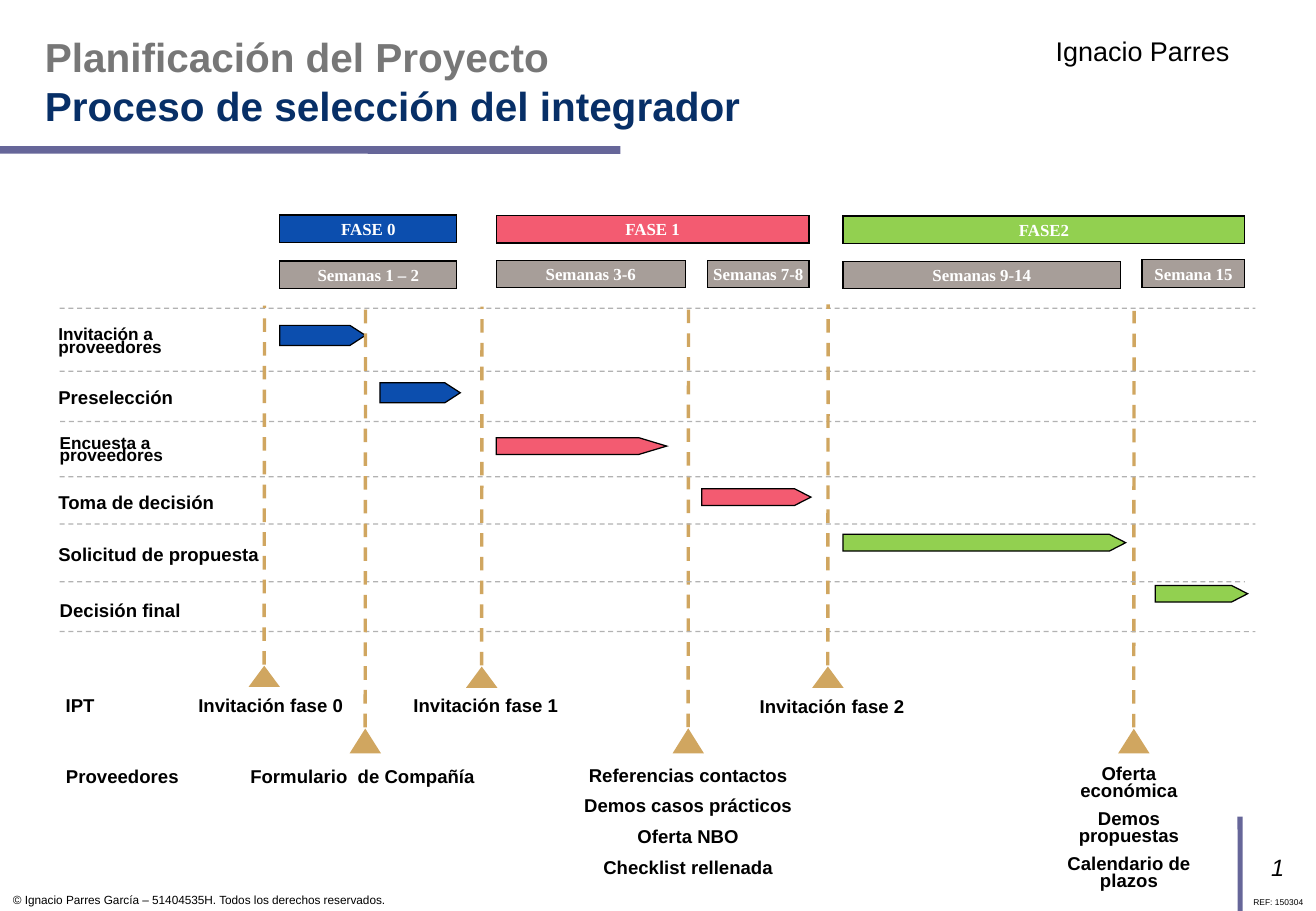
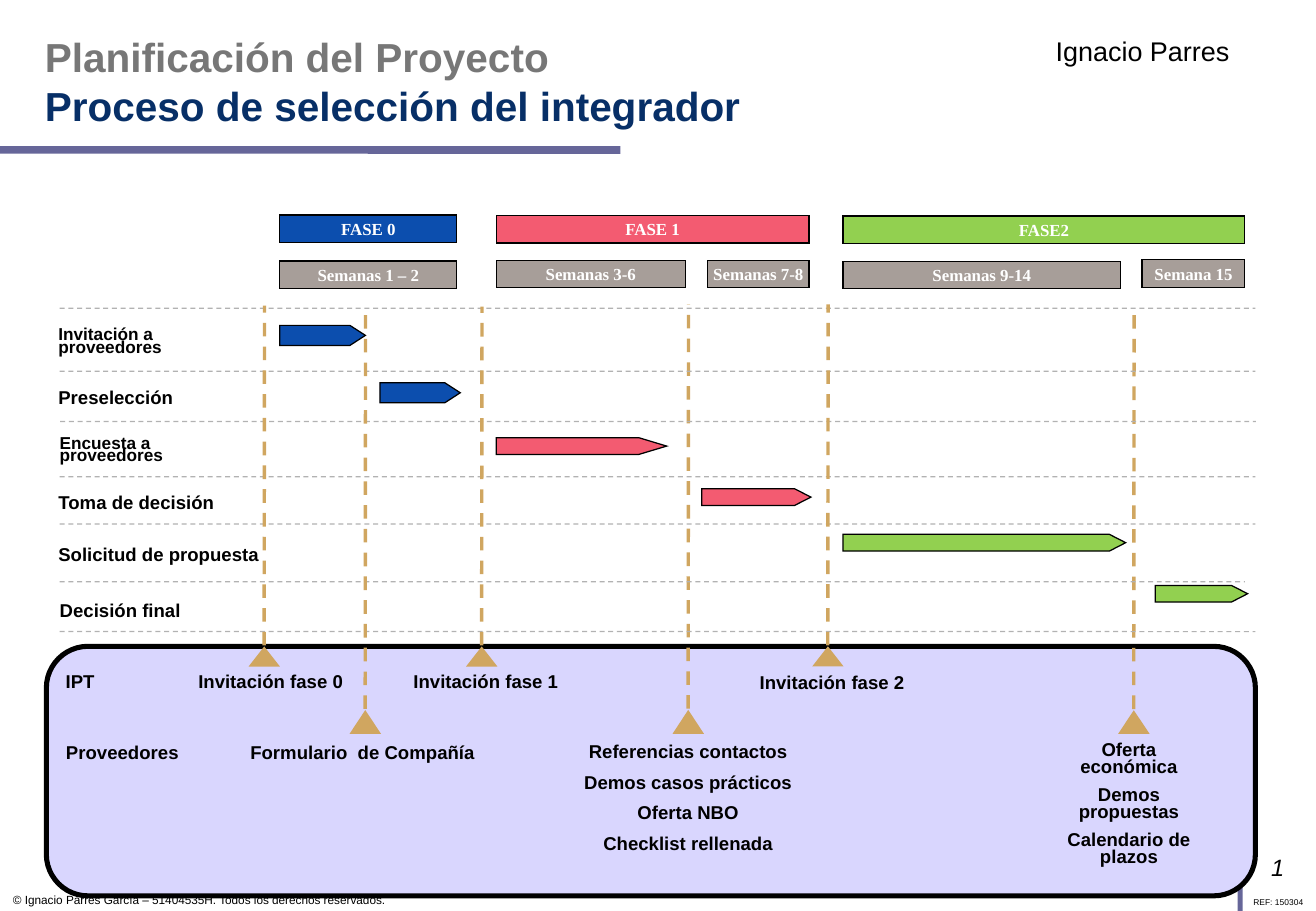
Before and after one commit to content-sort-project/Ingeteam, a slide deck: slide 1 of DRE/cap03-SeleccionIntegradores/IPT_ACRM_Cap3_Gantt_150507.ppt. Drawn at 1316x911 pixels with LibreOffice and Linux fonts; fonts in the diff are those of the drawing; background and template pictures are left out. Boxes give left, top, right and bottom in pixels: in the first picture for what was removed or moved away, otherwise in the second. Text is boxed around its words. In the diff, an @@ line names an element or a change of style, - is before the commit and + after.

```diff
--- a/DRE/cap03-SeleccionIntegradores/IPT_ACRM_Cap3_Gantt_150507.ppt
+++ b/DRE/cap03-SeleccionIntegradores/IPT_ACRM_Cap3_Gantt_150507.ppt
@@ line moved from (264, 665) - (265, 306) to (264, 645) - (265, 306) @@
@@ line moved from (366, 728) - (366, 307) to (366, 710) - (366, 307) @@
@@ line moved from (481, 666) - (482, 306) to (481, 645) - (482, 306) @@
@@ line moved from (688, 728) - (689, 305) to (688, 708) - (689, 305) @@
@@ line moved from (828, 666) - (829, 305) to (828, 645) - (829, 305) @@
@@ line moved from (1134, 728) - (1134, 311) to (1134, 710) - (1134, 311) @@
@@ rounded rectangle added at <box>46,646,1255,896</box>, fill #D9D6FE, outline #000000 3 pt @@
@@ 6 triangles: place and size @@
-6 triangles at <box>249,666,1150,755</box>
+6 triangles at <box>249,646,1150,735</box>
@@ 8 texts: place and size @@
-8 texts at <box>66,698,1191,891</box>
+8 texts at <box>66,674,1191,867</box>
```
Also in this commit, not shown: 9 other files.
